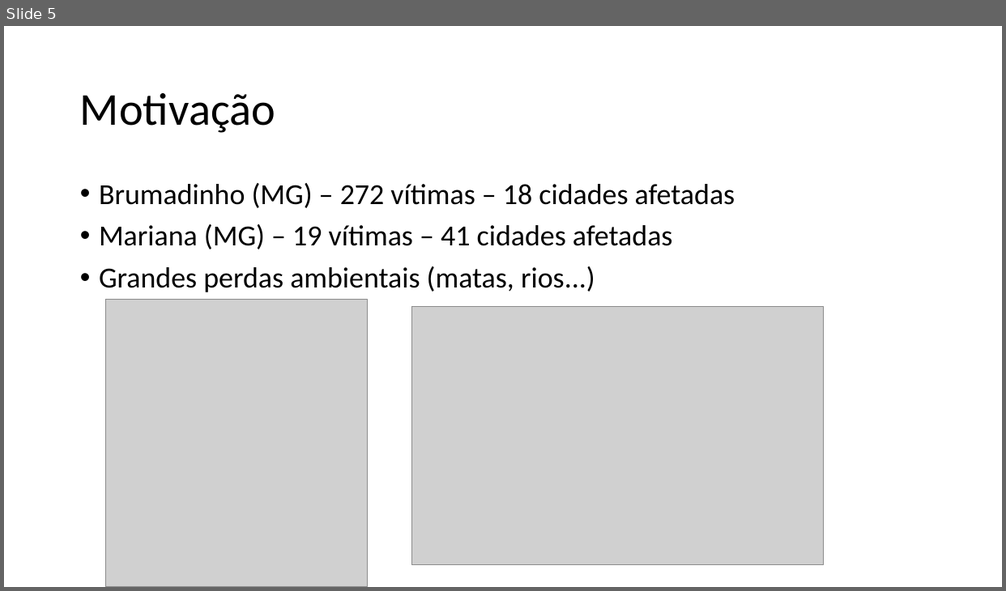
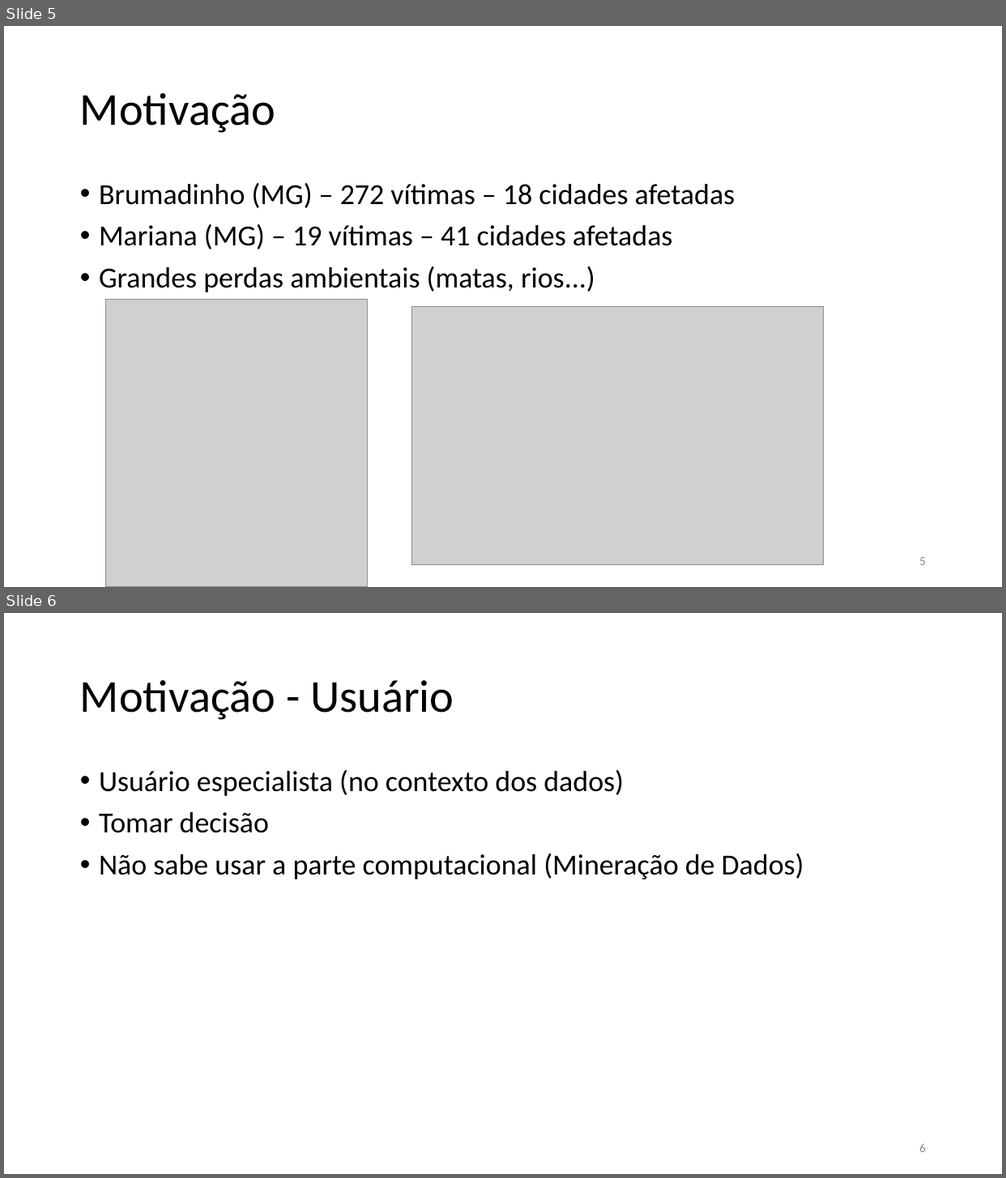
Before and after one commit to TavaresCarlos/TerrainIntelGIS, a slide deck: escrita/seminários/apresentacao.pptx. Shown one above the other, each under a label of ours: slide 5 before the commit, slides 5 and 6 after it. The pictures are 1006x591 and 1006x1178 pixels, drawn with LibreOffice and Linux fonts; fonts in the diff are those of the drawing; grey boxes stand for pictures. Boxes give left, top, right and bottom in pixels: in the first picture for what was removed or moved away, otherwise in the second. Text is boxed around its words. In the diff, an @@ line names an element or a change of style, - is before the commit and + after.

```diff
--- a/escrita/seminários/apresentacao.pptx
+++ b/escrita/seminários/apresentacao.pptx
@@ slide 6 added at <box>4,613,1002,1174</box>, background #FFFFFF @@
@@ title added at <box>80,680,454,720</box>, 44 pt, text #000000 @@
+Motivação - Usuário
@@ text added at <box>99,770,804,879</box>, 28 pt, text #000000 @@
+• Usuário especialista (no contexto dos dados)
+• Tomar decisão
+• Não sabe usar a parte computacional (Mineração de Dados)
@@ page number added at <box>919,1144,926,1152</box>, 12 pt, text #8C8C8C @@
+6
@@ slide 5 changed as well @@
@@ page number added at <box>919,557,926,565</box>, 12 pt, text #8C8C8C @@
+5
```
Also in this commit, not shown: 18 other slides changed, 5 other slides added, 5 other files.
